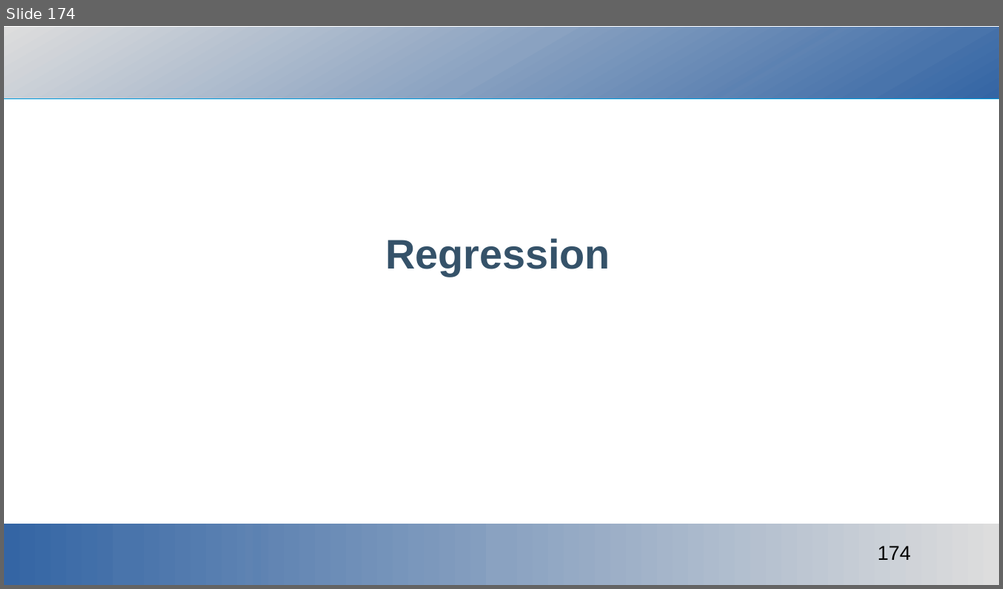
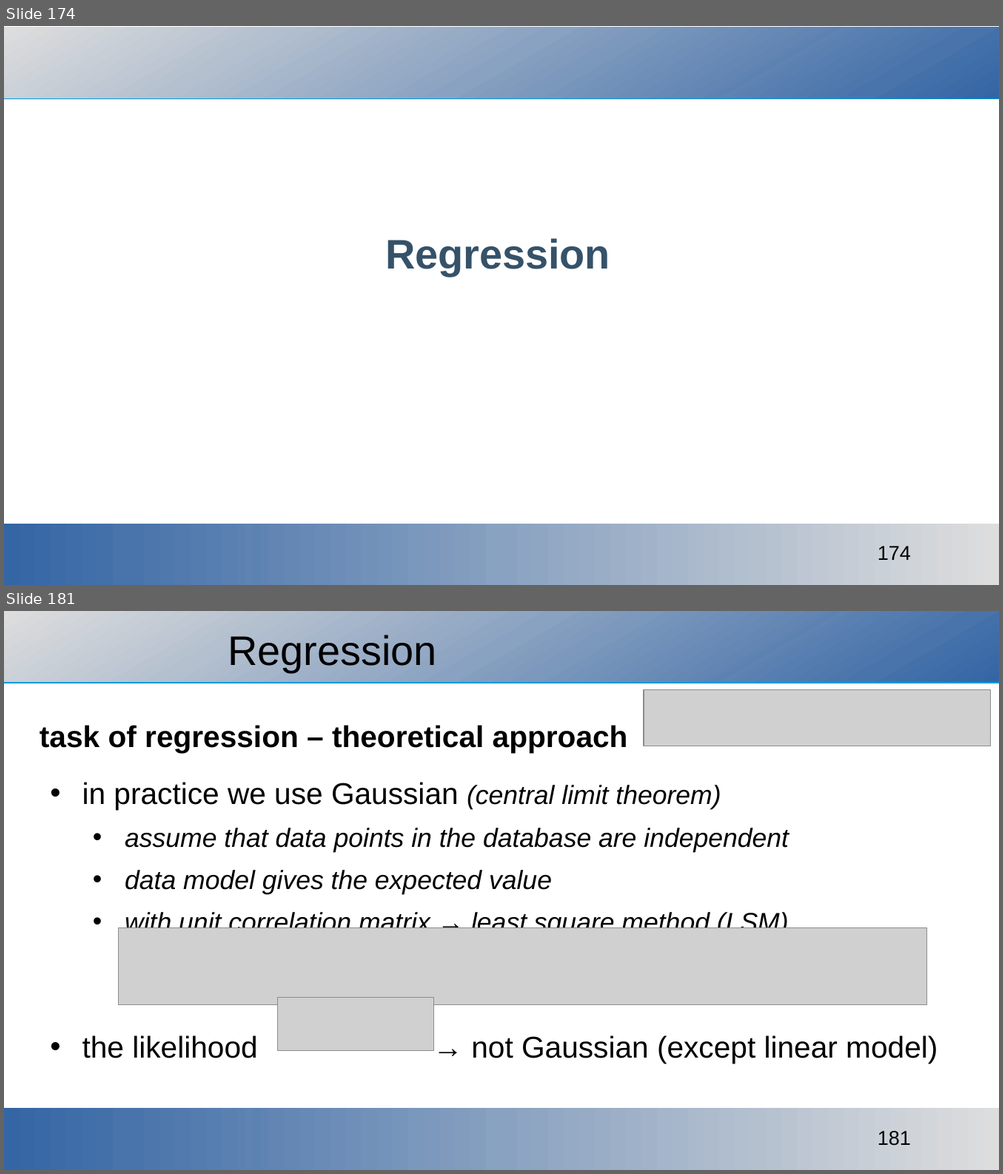
Before and after one commit to ajakovac/ML-in-Practice-I, a slide deck: ML in practice.odp. Shown one above the other, each under a label of ours: slide 174 before the commit, slides 174 and 181 after it; the slides between them are not shown. The pictures are 1003x589 and 1003x1174 pixels, drawn with LibreOffice and Linux fonts; fonts in the diff are those of the drawing; grey boxes stand for pictures; background and template pictures are left out. Boxes give left, top, right and bottom in pixels: in the first picture for what was removed or moved away, otherwise in the second. Text is boxed around its words. In the diff, an @@ line names an element or a change of style, - is before the commit and + after.

Commit message:
regression, probability methods

```diff
--- a/ML in practice.odp
+++ b/ML in practice.odp
@@ slide 181 added at (x1=4, y1=611, x2=999, y2=1170), background #FFFFFF; not listed: 1 template element that a slide beside it also shows @@
@@ rectangle added at (x1=4, y1=611, x2=999, y2=682), fill gradient #DDDDDD to #DADBDC to #D8D9DB to #D5D7DA to #D2D5D9 to #D0D3D8 @@
@@ title added at (x1=227, y1=635, x2=437, y2=672), 33 pt, text #000000 @@
+Regression
@@ picture added at (x1=644, y1=690, x2=990, y2=746) @@
@@ text added at (x1=40, y1=725, x2=937, y2=1064), 21 pt, text #000000, italic @@
+task of regression – theoretical approach
+• in practice we use Gaussian (central limit theorem)
+  • assume that data points in the database are independent
+  • data model gives the expected value
+  • with unit correlation matrix → least square method (LSM)
+• the likelihood → not Gaussian (except linear model)
@@ picture added at (x1=119, y1=928, x2=928, y2=1005) @@
@@ picture added at (x1=278, y1=998, x2=434, y2=1051) @@
@@ rectangle added at (x1=4, y1=1108, x2=999, y2=1170), fill gradient #DDDDDD to #DADBDC to #D8D9DB to #D5D7DA to #D2D5D9 to #D0D3D8 @@
```
Also in this commit, not shown: 5 slides changed, 47 other slides added, 2 slides removed, 23 other files.
